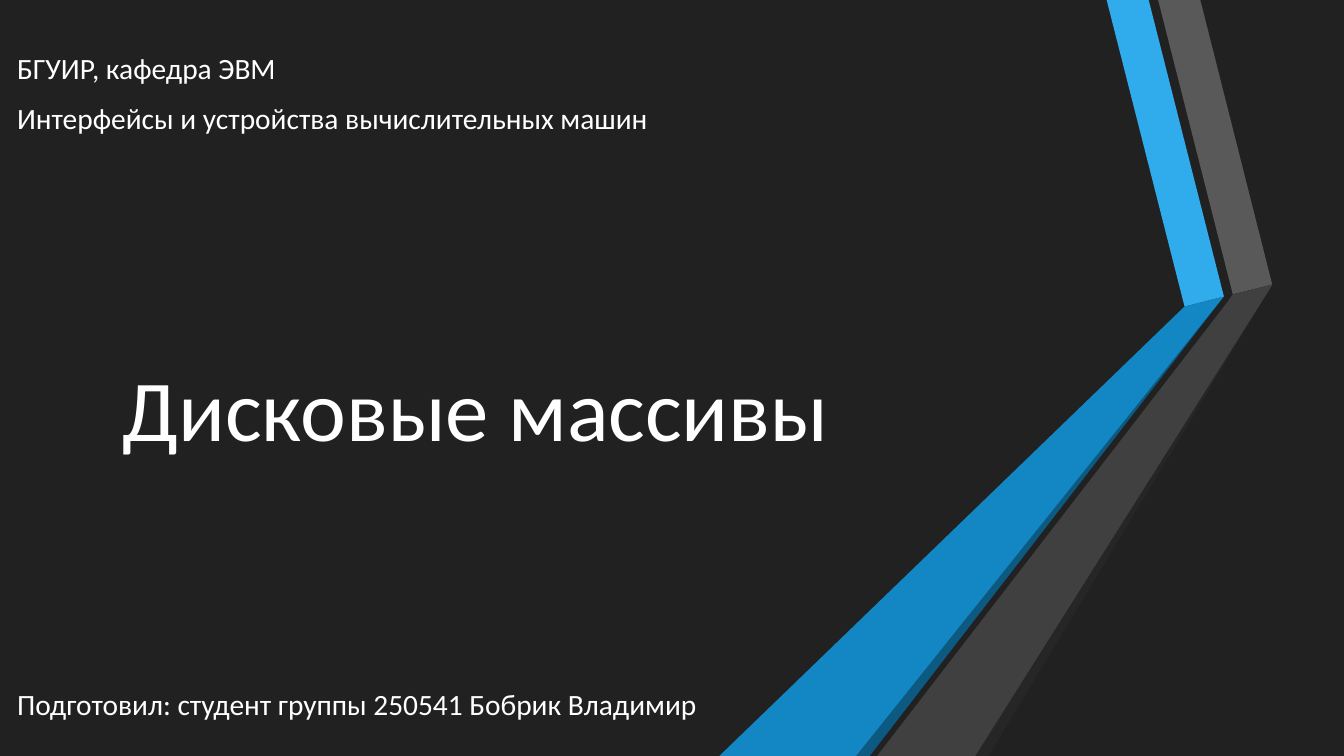
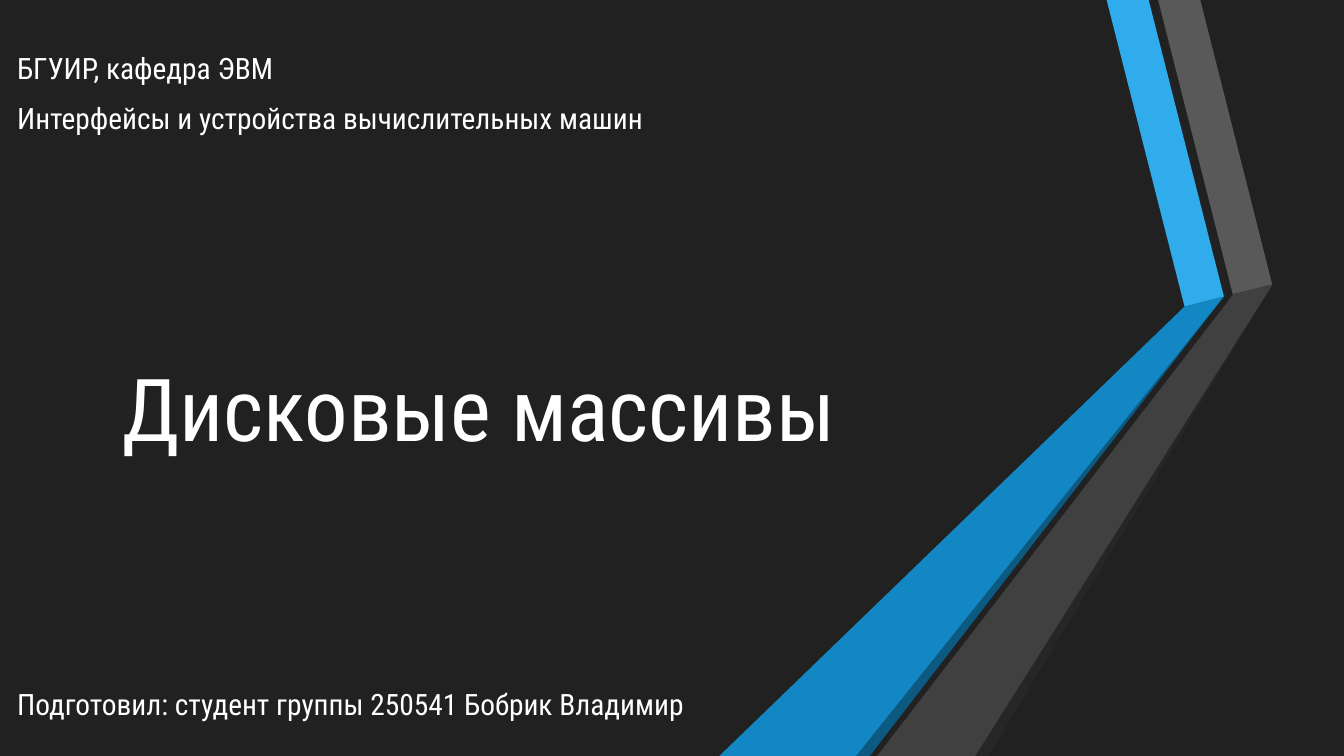
Before and after one commit to Silvarious9862/iiuvm, a slide deck: slide 1 of kr/250541_Бобрик_ВЮ_КР_ИиУВМ.pptx. Drawn at 1344x756 pixels with LibreOffice and Linux fonts; fonts in the diff are those of the drawing. Boxes give left, top, right and bottom in pixels: in the first picture for what was removed or moved away, otherwise in the second. Text is boxed around its words. In the diff, an @@ line names an element or a change of style, - is before the commit and + after.

```diff
--- a/kr/250541_Бобрик_ВЮ_КР_ИиУВМ.pptx
+++ b/kr/250541_Бобрик_ВЮ_КР_ИиУВМ.pptx
@@ font Calibri to Roboto Condensed in 3 elements at (122, 379, 835, 456), (17, 692, 683, 722), (17, 57, 643, 136) @@
```
Also in this commit, not shown: 2 other slides changed, 21 slides added, 1 slide removed, 17 other files.
